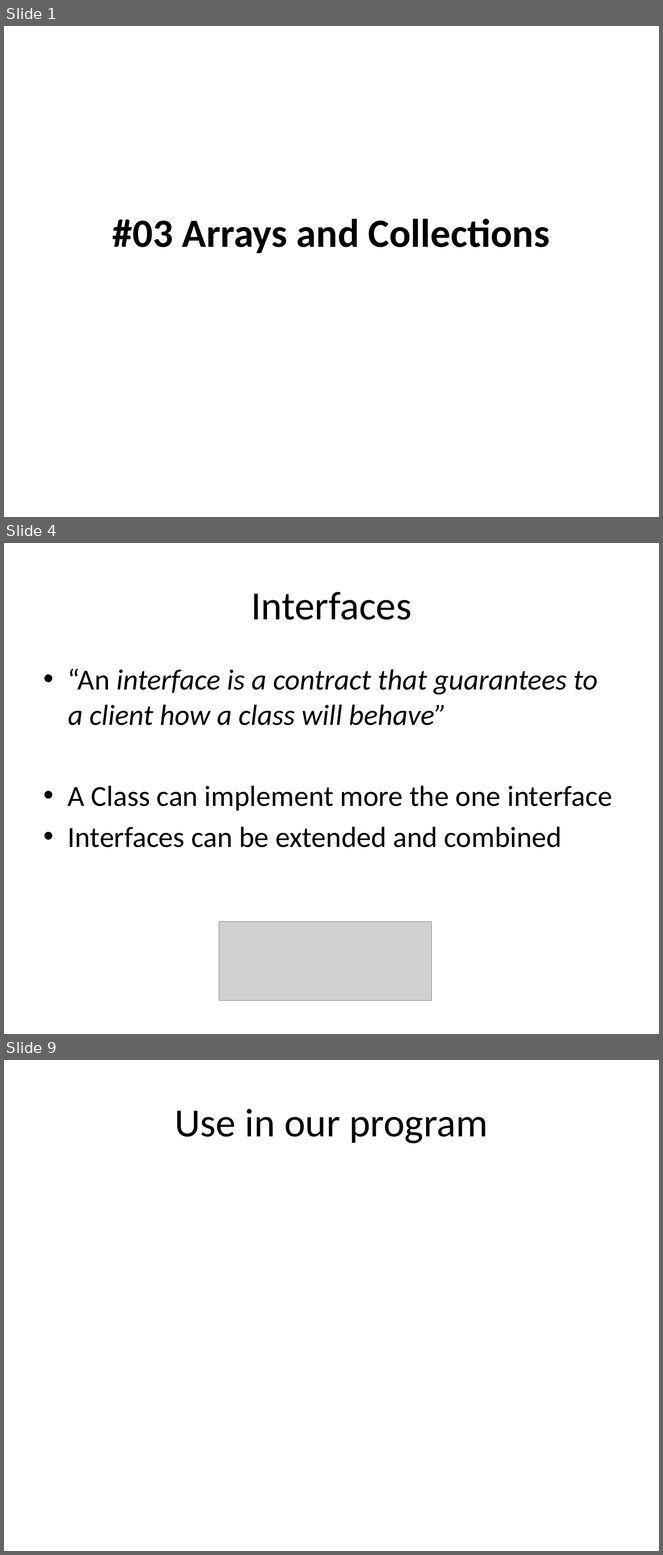
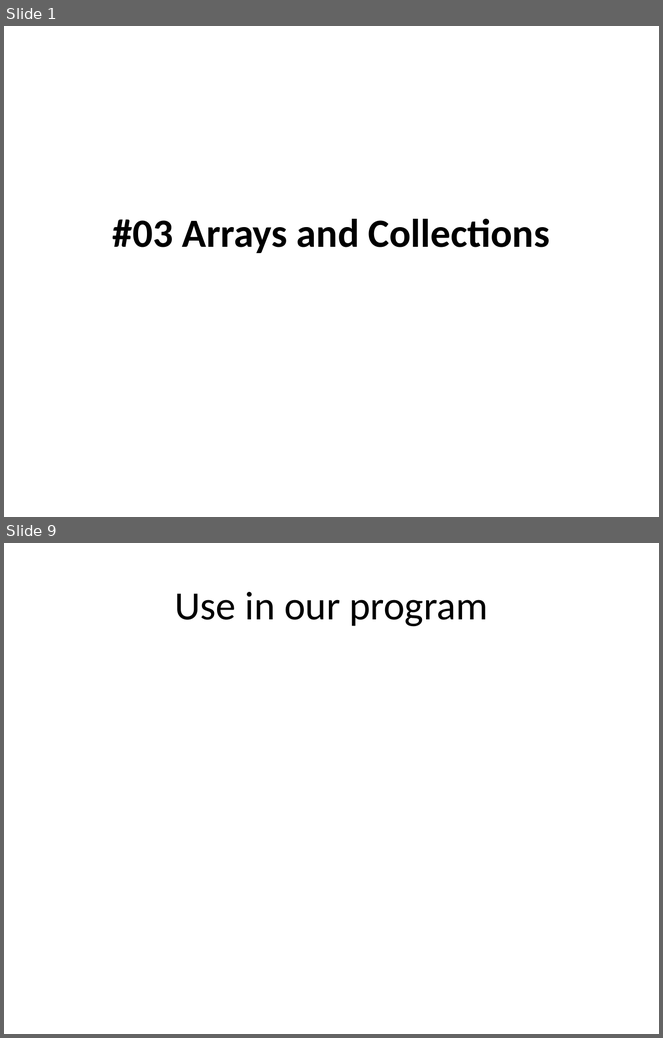
Before and after one commit to isurup/kalle-martin-group, a slide deck: OOPExam/03 Arrays and Collections.pptx. Shown one above the other, each under a label of ours: slides 1, 4 and 9 before the commit, slides 1 and 9 after it; the slides between them are not shown. The pictures are 663x1555 and 663x1038 pixels, drawn with LibreOffice and Linux fonts; fonts in the diff are those of the drawing; grey boxes stand for pictures. Boxes give left, top, right and bottom in pixels: in the first picture for what was removed or moved away, otherwise in the second. Text is boxed around its words. In the diff, an @@ line names an element or a change of style, - is before the commit and + after.

```diff
--- a/OOPExam/03 Arrays and Collections.pptx
+++ b/OOPExam/03 Arrays and Collections.pptx
@@ slide 4 removed at box(4, 543, 659, 1034), background #FFFFFF @@
@@ title removed at box(251, 592, 412, 620) @@
-Interfaces
@@ text removed at box(68, 668, 612, 848) @@
-• “An interface is a contract that guarantees to a client how a class will behave”
-• A Class can implement more the one interface
-• Interfaces can be extended and combined
@@ picture removed at box(219, 922, 432, 1001) @@
```
Also in this commit, not shown: 1 slide changed, 7 slides added, 5 other slides removed.
